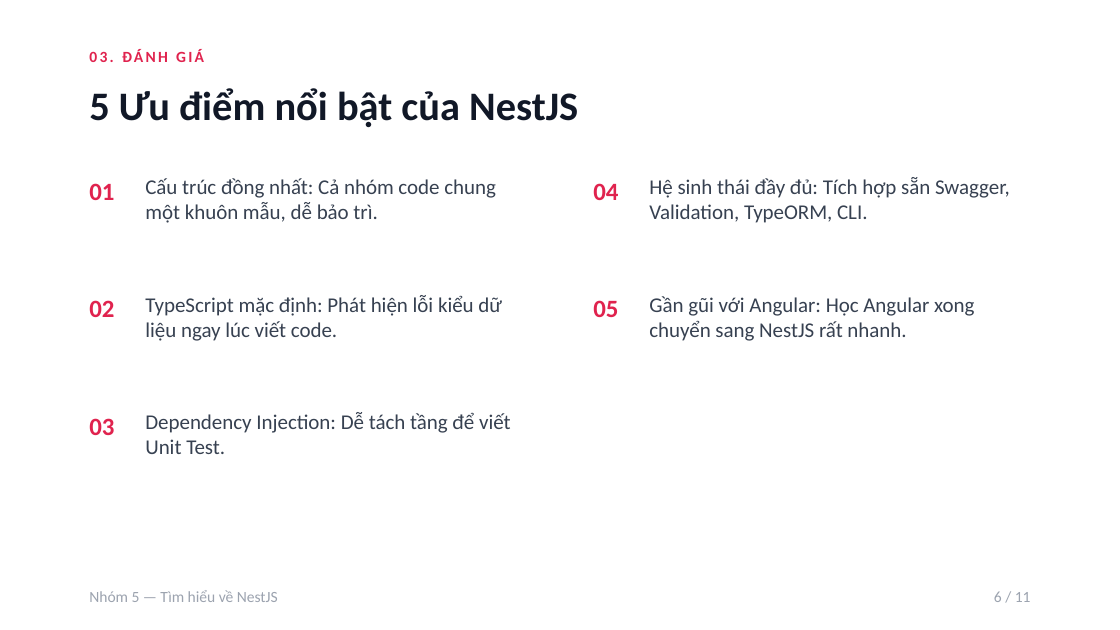
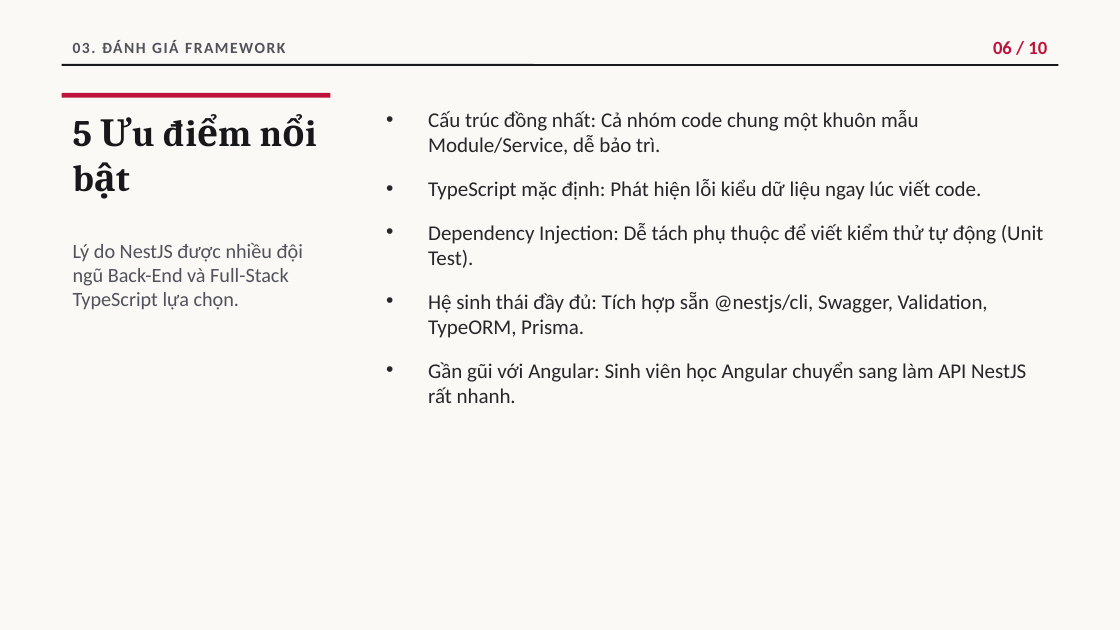
Before and after one commit to Musual-Moncra/nestjs-presentation-group5, a slide deck: slide 6 of Slide_ThuyetTrinh_NestJS_Nhom5.pptx. Drawn at 1120x630 pixels with LibreOffice and Linux fonts; fonts in the diff are those of the drawing. Boxes give left, top, right and bottom in pixels: in the first picture for what was removed or moved away, otherwise in the second. Text is boxed around its words. In the diff, an @@ line names an element or a change of style, - is before the commit and + after.

Commit message:
design: distinct split-editorial layout for Group 5 and remove demo instruction slide

```diff
--- a/Slide_ThuyetTrinh_NestJS_Nhom5.pptx
+++ b/Slide_ThuyetTrinh_NestJS_Nhom5.pptx
@@ background #FFFFFF to #FAF9F6 @@
@@ text at bbox=[73, 40, 285, 53]: text changed; text colour #E0234E to #52525B @@
-03. ĐÁNH GIÁ
+03. ĐÁNH GIÁ FRAMEWORK
@@ text added at bbox=[993, 41, 1047, 54], 12 pt, text #BE123C, bold @@
+06 / 10
@@ line added from (62, 65) to (1058, 65), #18181B 1.25 pt @@
@@ line added from (62, 95) to (330, 95), #BE123C 3 pt @@
@@ text added at bbox=[428, 110, 1044, 403], 13.5 pt, text #27272A @@
+• Cấu trúc đồng nhất: Cả nhóm code chung một khuôn mẫu Module/Service, dễ bảo trì.
+• TypeScript mặc định: Phát hiện lỗi kiểu dữ liệu ngay lúc viết code.
+• Dependency Injection: Dễ tách phụ thuộc để viết kiểm thử tự động (Unit Test).
+• Hệ sinh thái đầy đủ: Tích hợp sẵn @nestjs/cli, Swagger, Validation, TypeORM, Prisma.
+• Gần gũi với Angular: Sinh viên học Angular chuyển sang làm API NestJS rất nhanh.
@@ text at bbox=[73, 121, 92, 147]: text changed; size 26 to 24 pt; font Calibri to Cambria; text colour #111827 to #18181B @@
-5 Ưu điểm nổi bật của NestJS
+5 Ưu điểm nổi bật
@@ text removed at bbox=[145, 178, 496, 223] @@
-Cấu trúc đồng nhất: Cả nhóm code chung một khuôn mẫu, dễ bảo trì.
@@ text removed at bbox=[649, 177, 1010, 223] @@
-Hệ sinh thái đầy đủ: Tích hợp sẵn Swagger, Validation, TypeORM, CLI.
@@ text removed at bbox=[89, 183, 114, 200] @@
-01
@@ text removed at bbox=[593, 183, 618, 200] @@
-04
@@ text added at bbox=[73, 243, 303, 310], 13 pt, text #52525B @@
+Lý do NestJS được nhiều đội ngũ Back-End và Full-Stack TypeScript lựa chọn.
@@ text removed at bbox=[145, 295, 502, 341] @@
-TypeScript mặc định: Phát hiện lỗi kiểu dữ liệu ngay lúc viết code.
@@ text removed at bbox=[649, 296, 974, 341] @@
-Gần gũi với Angular: Học Angular xong chuyển sang NestJS rất nhanh.
@@ text removed at bbox=[89, 300, 114, 317] @@
-02
@@ text removed at bbox=[593, 300, 618, 317] @@
-05
@@ text removed at bbox=[89, 418, 114, 435] @@
-03
@@ text removed at bbox=[145, 412, 511, 454] @@
-Dependency Injection: Dễ tách tầng để viết Unit Test.
@@ text removed at bbox=[89, 590, 278, 602] @@
-Nhóm 5 — Tìm hiểu về NestJS
@@ text removed at bbox=[994, 591, 1031, 602] @@
-6 / 11
```
Also in this commit, not shown: 6 other slides changed, 3 slides added, 4 slides removed, 2 other files.
